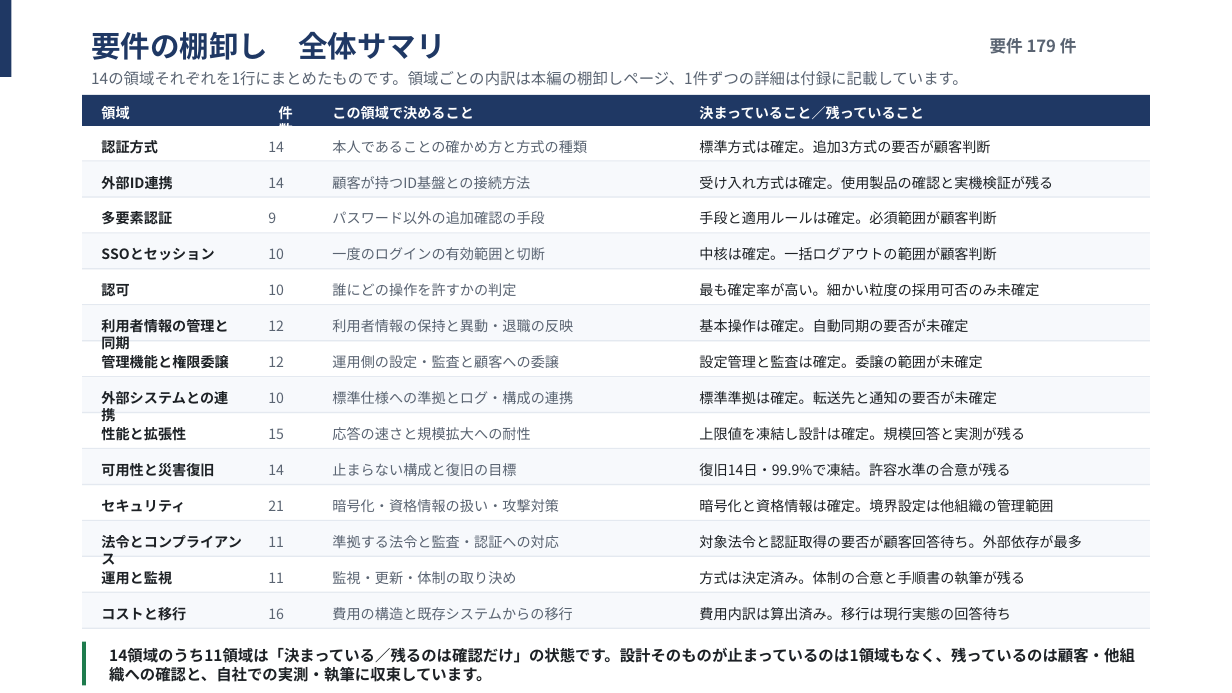
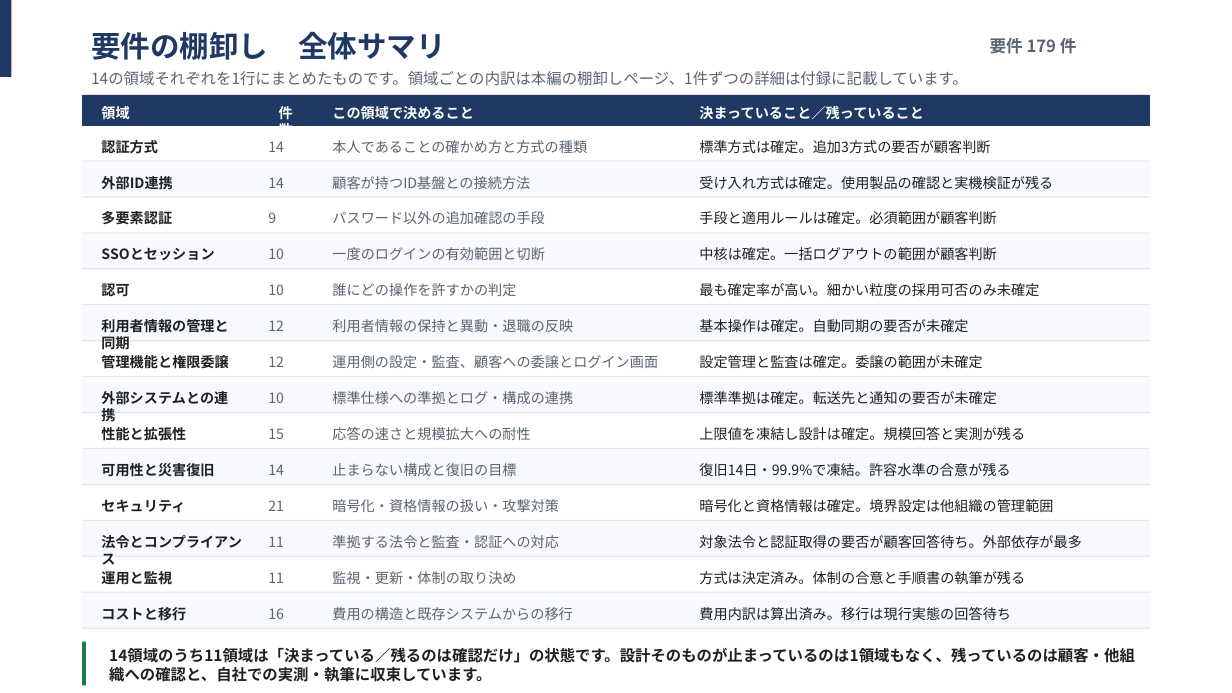
Before and after one commit to suepie/aws-atuh-poc, a slide deck: slide 46 of doc/powerpoint/要件定義.pptx. Drawn at 1232x693 pixels with LibreOffice and Linux fonts; fonts in the diff are those of the drawing. Boxes give left, top, right and bottom in pixels: in the first picture for what was removed or moved away, otherwise in the second. Text is boxed around its words. In the diff, an @@ line names an element or a change of style, - is before the commit and + after.

```diff
--- a/doc/powerpoint/要件定義.pptx
+++ b/doc/powerpoint/要件定義.pptx
@@ text at (x1=332, y1=355, x2=658, y2=368): text changed @@
-運用側の設定・監査と顧客への委譲
+運用側の設定・監査、顧客への委譲とログイン画面
```
Also in this commit, not shown: 28 other slides changed, 2 other files.
